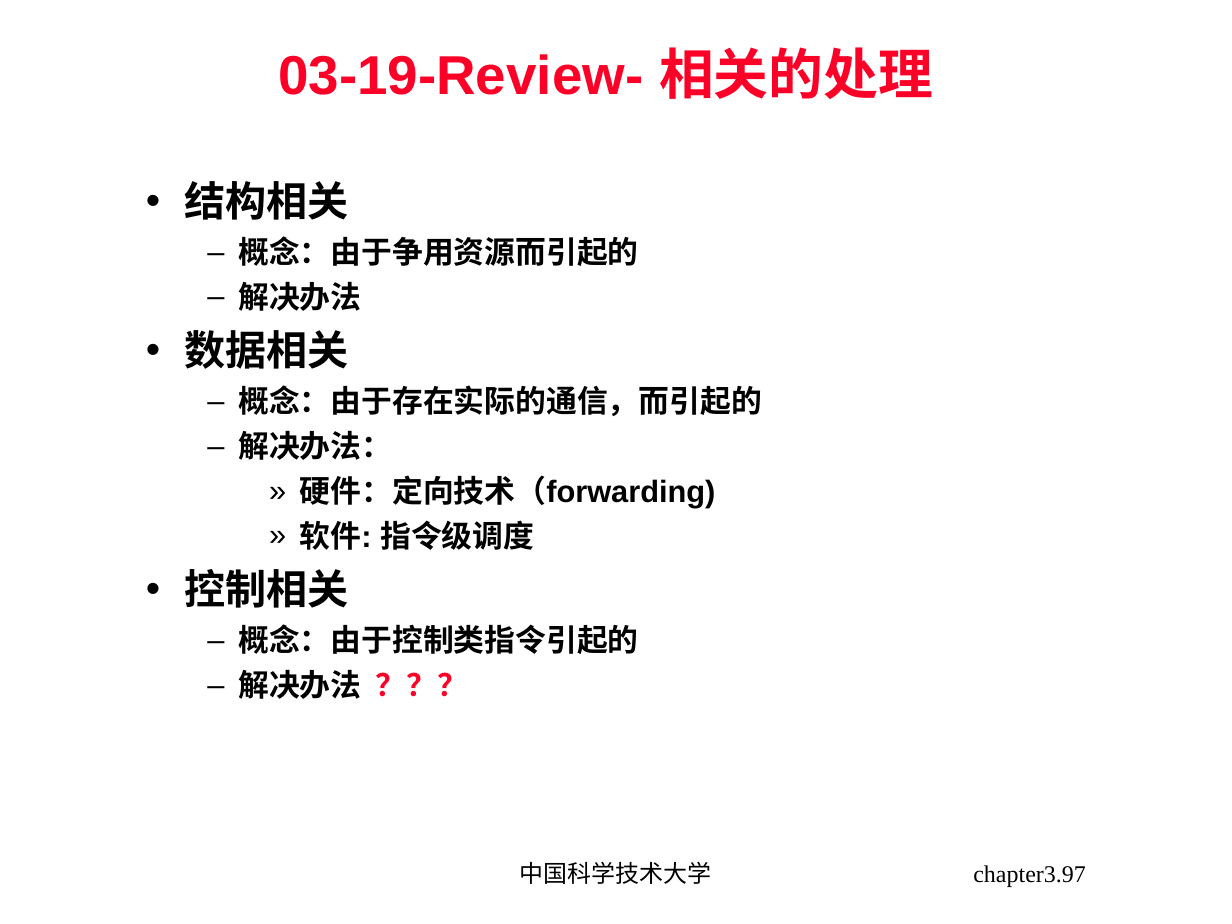
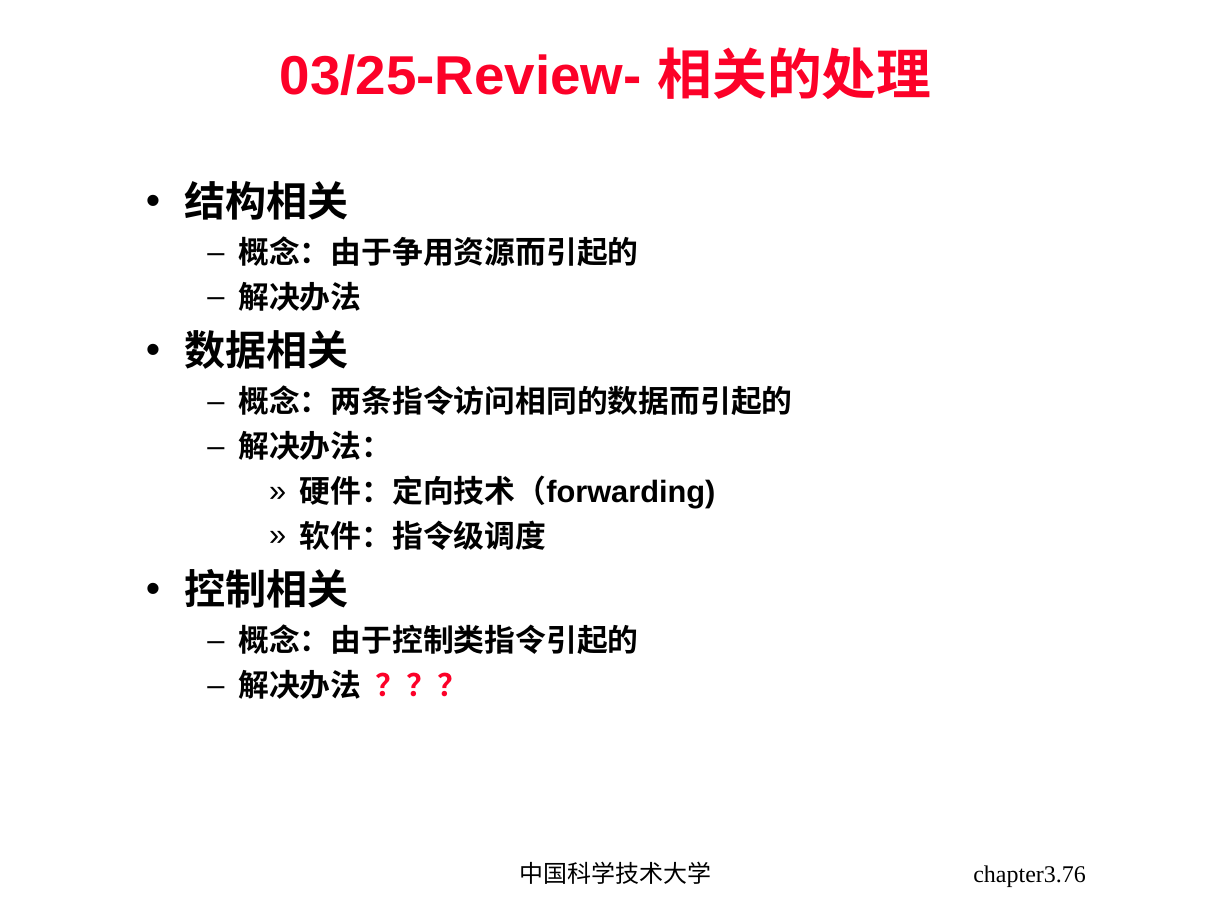
Before and after one commit to blindFS/ca2015, a slide deck: slide 76 of handouts/chapter03.ppt (slide 97 before the commit). Drawn at 1232x924 pixels with LibreOffice and Linux fonts; fonts in the diff are those of the drawing. Boxes give left, top, right and bottom in pixels: in the first picture for what was removed or moved away, otherwise in the second. Text is boxed around its words. In the diff, an @@ line names an element or a change of style, - is before the commit and + after.

```diff
--- a/handouts/chapter03.ppt
+++ b/handouts/chapter03.ppt
@@ title at (280,47,932,99): text changed @@
-03-19-Review- 相关的处理
+03/25-Review- 相关的处理
@@ text at (238,385,792,415): text changed @@
-  – 概念：由于存在实际的通信，而引起的
+  – 概念：两条指令访问相同的数据而引起的
@@ text at (300,520,546,550): text changed @@
-    » 软件: 指令级调度
+    » 软件：指令级调度
@@ page number at (973,865,1085,887): text changed @@
-chapter3.97
+chapter3.76
```
Also in this commit, not shown: 56 other slides changed, 8 slides added, 4 slides removed.
